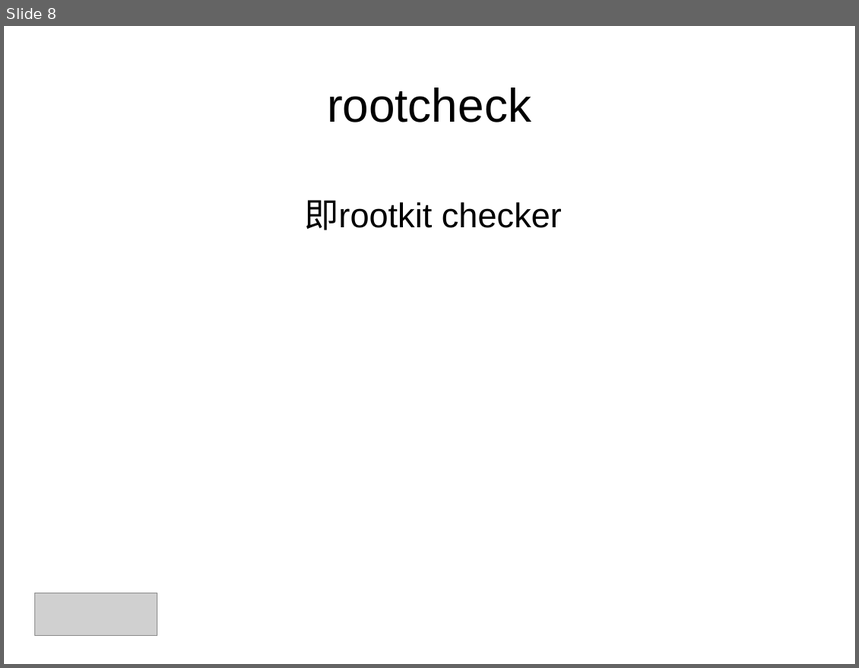
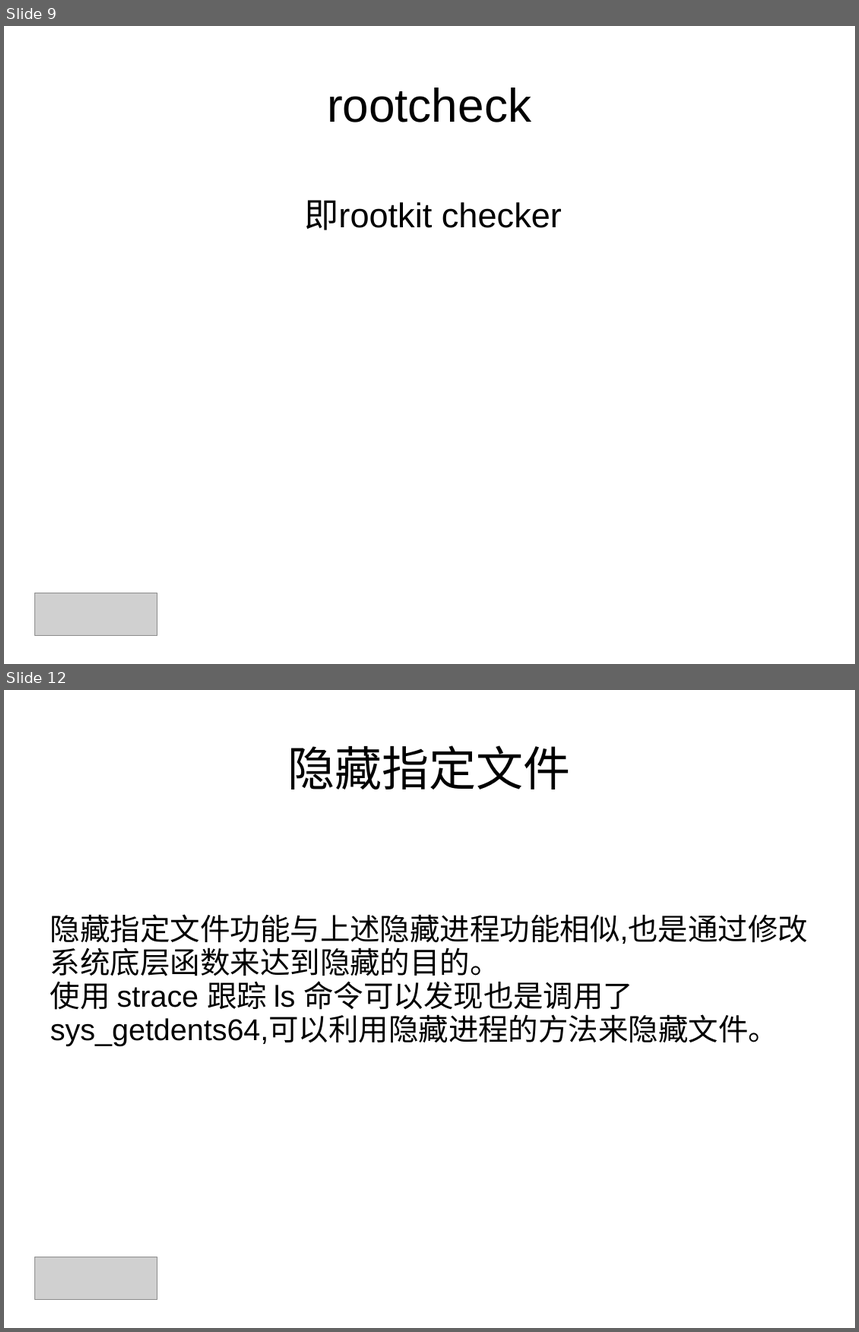
Before and after one commit to shjwudp/ossec, a slide deck: readme.ppt. Shown one above the other, each under a label of ours: slide 8 before the commit, slides 9 and 12 after it; the slides between them are not shown. The pictures are 859x668 and 859x1332 pixels, drawn with LibreOffice and Linux fonts; fonts in the diff are those of the drawing; grey boxes stand for pictures; background and template pictures are left out. Boxes give left, top, right and bottom in pixels: in the first picture for what was removed or moved away, otherwise in the second. Text is boxed around its words. In the diff, an @@ line names an element or a change of style, - is before the commit and + after.

```diff
--- a/readme.ppt
+++ b/readme.ppt
@@ slide 12 added at (x1=4, y1=690, x2=855, y2=1328), background picture (left out) @@
@@ title added at (x1=287, y1=745, x2=570, y2=790), 44 pt, text #000000 @@
+隐藏指定文件
@@ subtitle added at (x1=50, y1=914, x2=808, y2=1046), 28 pt, text #000000 @@
+隐藏指定文件功能与上述隐藏进程功能相似,也是通过修改系统底层函数来达到隐藏的目的。
+使用 strace 跟踪 ls 命令可以发现也是调用了 sys_getdents64,可以利用隐藏进程的方法来隐藏文件。
@@ picture added at (x1=35, y1=1258, x2=157, y2=1300) @@
@@ what was slide 8 is now slide 9 @@
```
Also in this commit, not shown: 2 slides changed, 10 other slides added, 7 slides removed, 2 other files.
